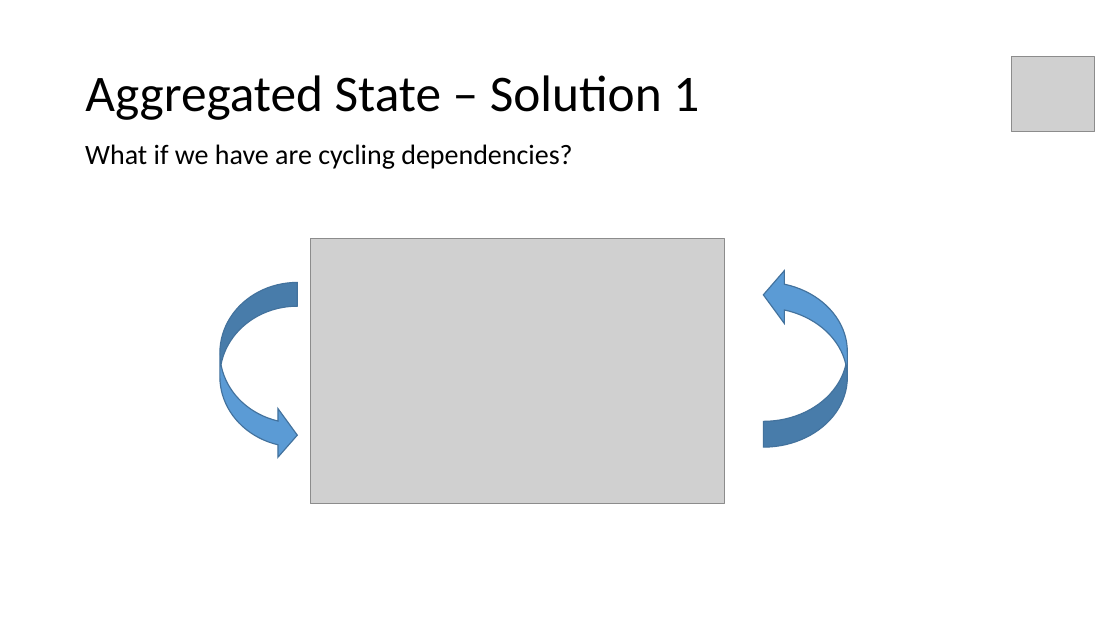
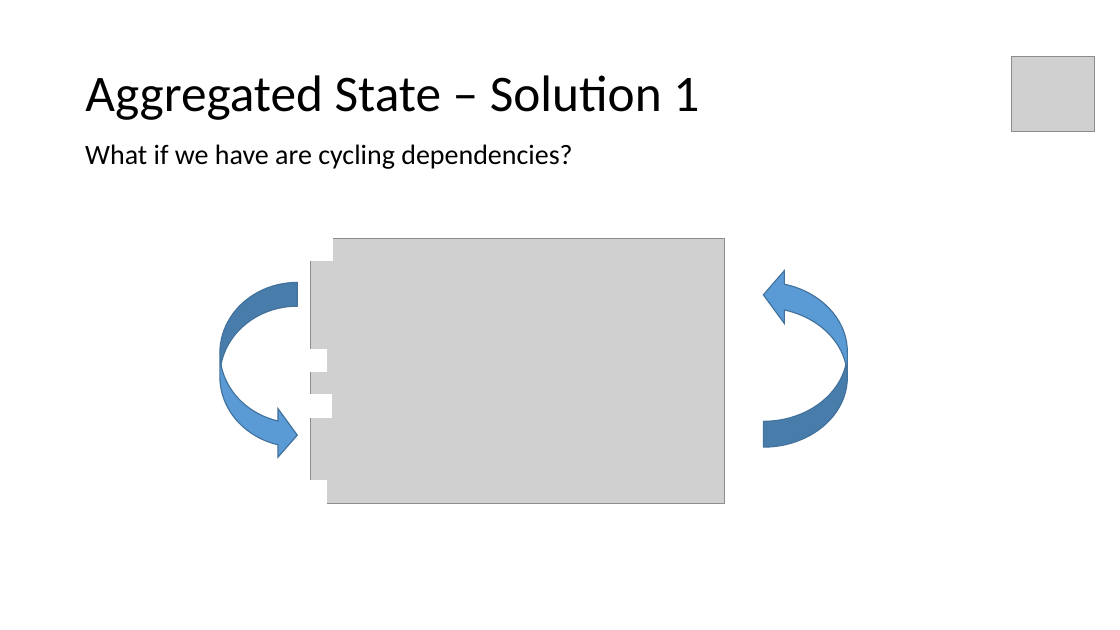
Before and after one commit to stavalfi/presentations, a slide deck: slide 11 of FP in Java 8 - Part 2 - Aggregated State - Strategies/Functional Programming in Java 8 - Part 2 - Aggregated State - Strategies.pptx. Drawn at 1120x630 pixels with LibreOffice and Linux fonts; fonts in the diff are those of the drawing; grey boxes stand for pictures. Boxes give left, top, right and bottom in pixels: in the first picture for what was removed or moved away, otherwise in the second. Text is boxed around its words. In the diff, an @@ line names an element or a change of style, - is before the commit and + after.

```diff
--- a/FP in Java 8 - Part 2 - Aggregated State - Strategies/Functional Programming in Java 8 - Part 2 - Aggregated State - Strategies.pptx
+++ b/FP in Java 8 - Part 2 - Aggregated State - Strategies/Functional Programming in Java 8 - Part 2 - Aggregated State - Strategies.pptx
@@ rectangle added at bbox=[310, 239, 333, 260], fill #FFFFFF, outline #FFFFFF 1 pt @@
@@ rectangle added at bbox=[304, 350, 327, 371], fill #FFFFFF, outline #FFFFFF 1 pt @@
@@ rectangle added at bbox=[309, 395, 332, 417], fill #FFFFFF, outline #FFFFFF 1 pt @@
@@ rectangle added at bbox=[304, 481, 327, 502], fill #FFFFFF, outline #FFFFFF 1 pt @@
```
Also in this commit, not shown: 5 other slides changed.
